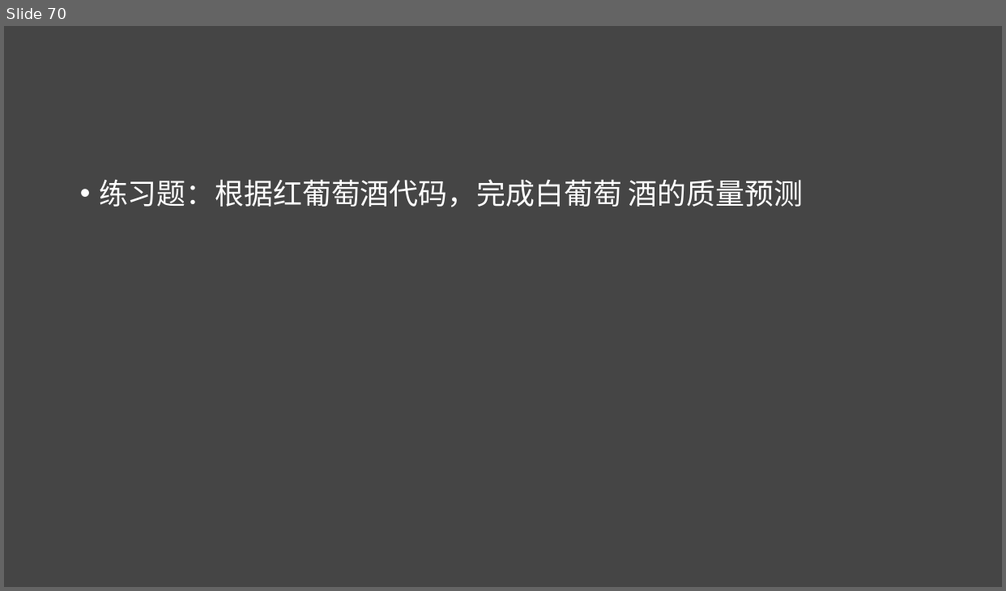
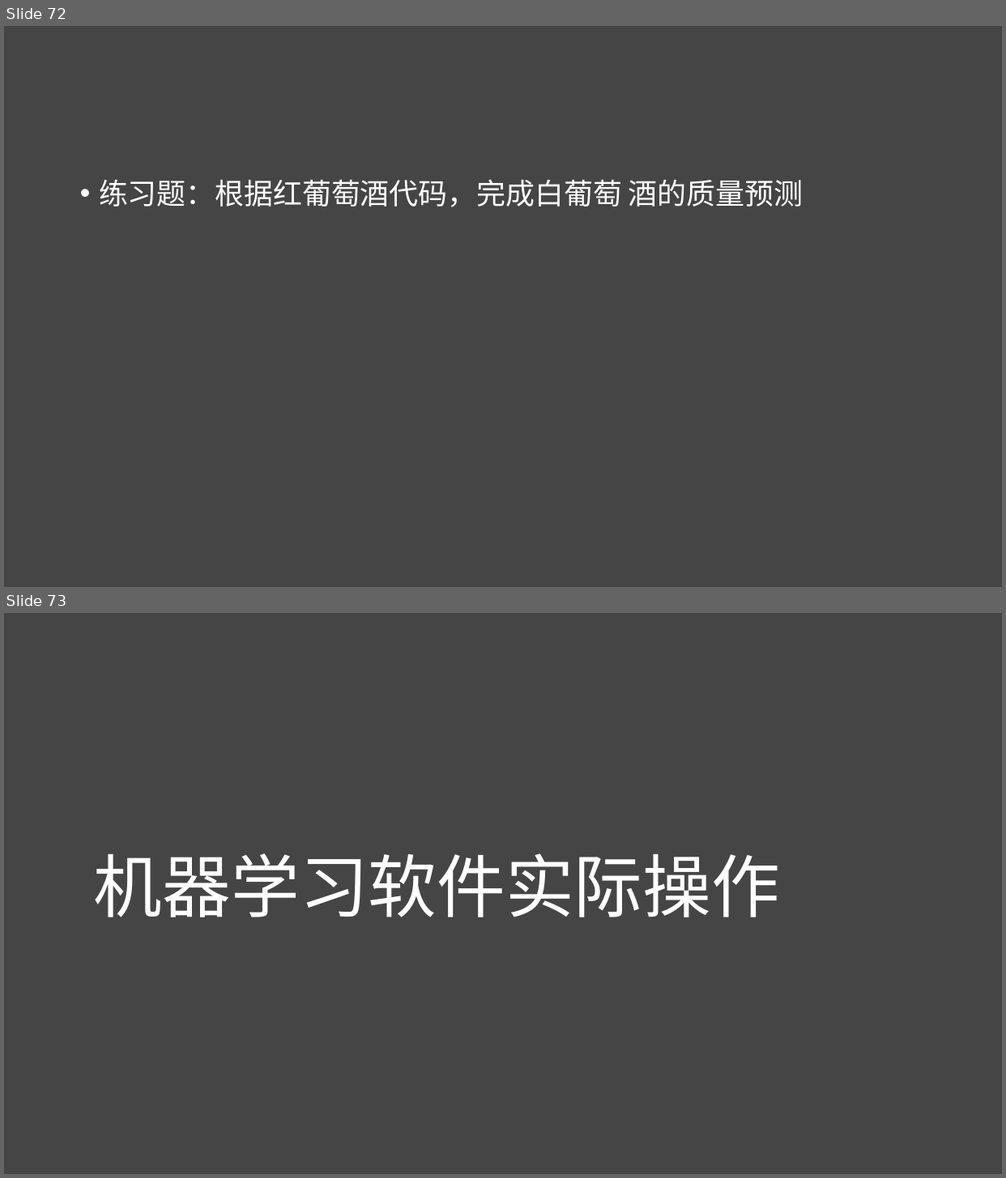
Before and after one commit to lichao312214129/lc_rsfmri_tools_python, a slide deck: The_first_ml_training/第一届机器学习实战班.pptx. Shown one above the other, each under a label of ours: slide 70 before the commit, slides 72 and 73 after it. The pictures are 1006x591 and 1006x1178 pixels, drawn with LibreOffice and Linux fonts; fonts in the diff are those of the drawing. Boxes give left, top, right and bottom in pixels: in the first picture for what was removed or moved away, otherwise in the second. Text is boxed around its words. In the diff, an @@ line names an element or a change of style, - is before the commit and + after.

```diff
--- a/The_first_ml_training/第一届机器学习实战班.pptx
+++ b/The_first_ml_training/第一届机器学习实战班.pptx
@@ slide 73 added at [4,613,1002,1174], background #454545 @@
@@ text added at [94,854,780,918], 66 pt, text #FFFFFF @@
+机器学习软件实际操作
@@ what was slide 70 is now slide 72 @@
```
Also in this commit, not shown: 1 slide changed, 23 other slides added, 1 slide removed, 4 other files.
